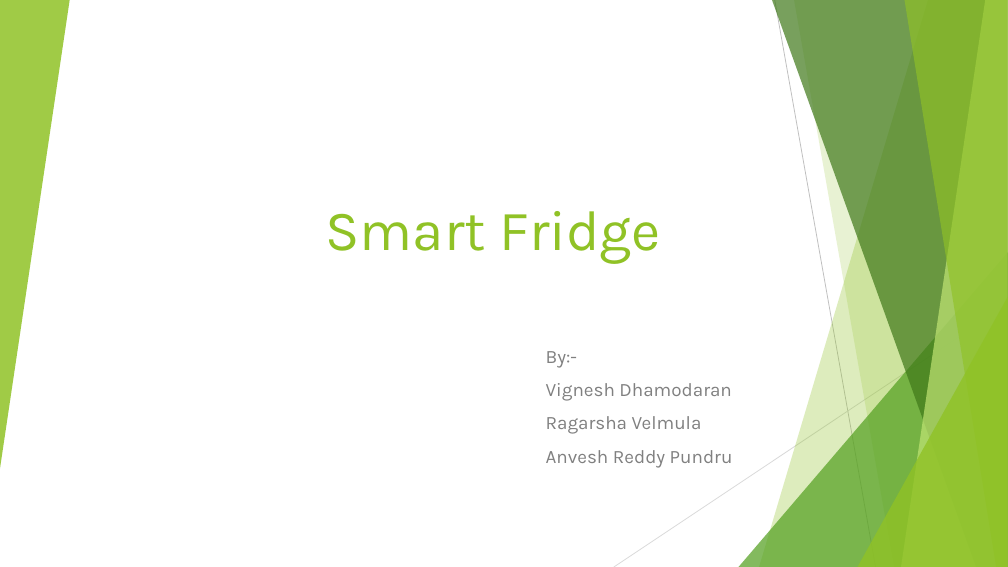
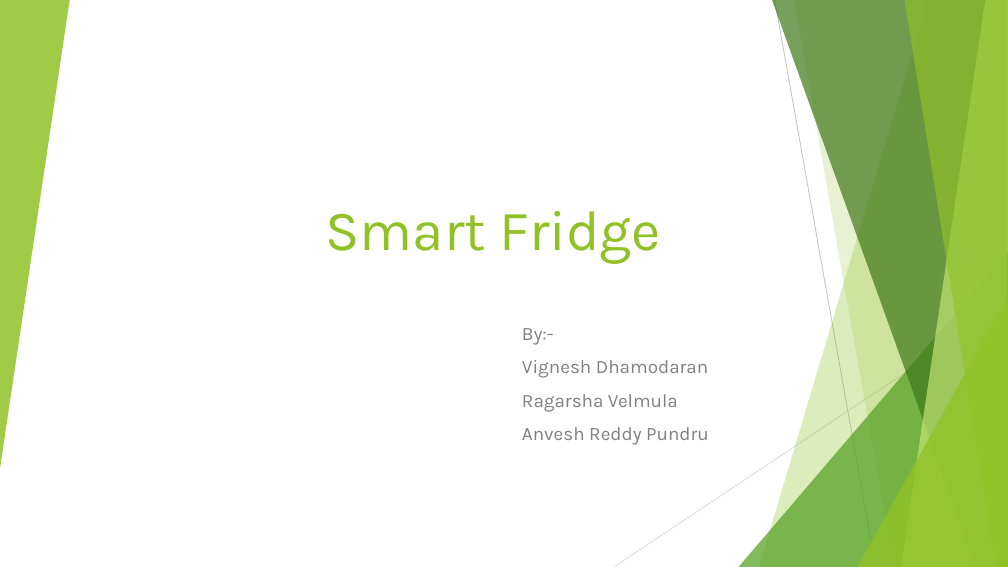
Before and after one commit to uml-ubicomp-2016-spring/ubicomp16-SmartFridge, a slide deck: slide 1 of SmartFridge.pptx. Drawn at 1008x567 pixels with LibreOffice and Linux fonts; fonts in the diff are those of the drawing. Boxes give left, top, right and bottom in pixels: in the first picture for what was removed or moved away, otherwise in the second. Text is boxed around its words. In the diff, an @@ line names an element or a change of style, - is before the commit and + after.

Commit message:
added presentation

```diff
--- a/SmartFridge.pptx
+++ b/SmartFridge.pptx
@@ subtitle "By:-": place and size @@
-subtitle "By:-" at [546,351,733,468]
+subtitle "By:-" at [522,328,709,445]
```
Also in this commit, not shown: 1 other slide changed, 1 slide added, 1 slide removed.
